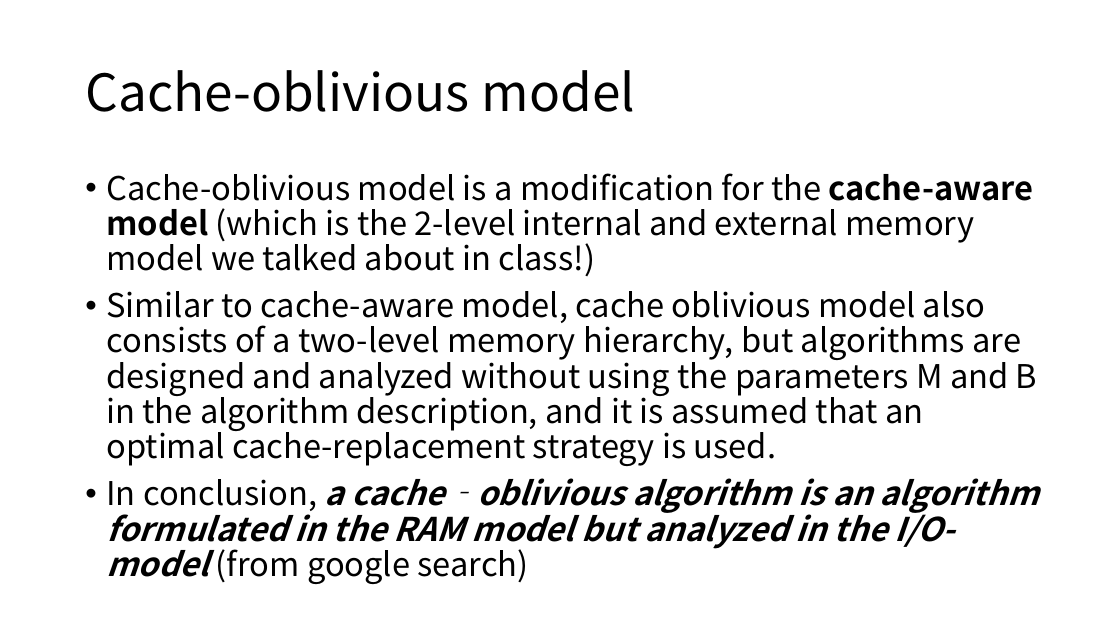
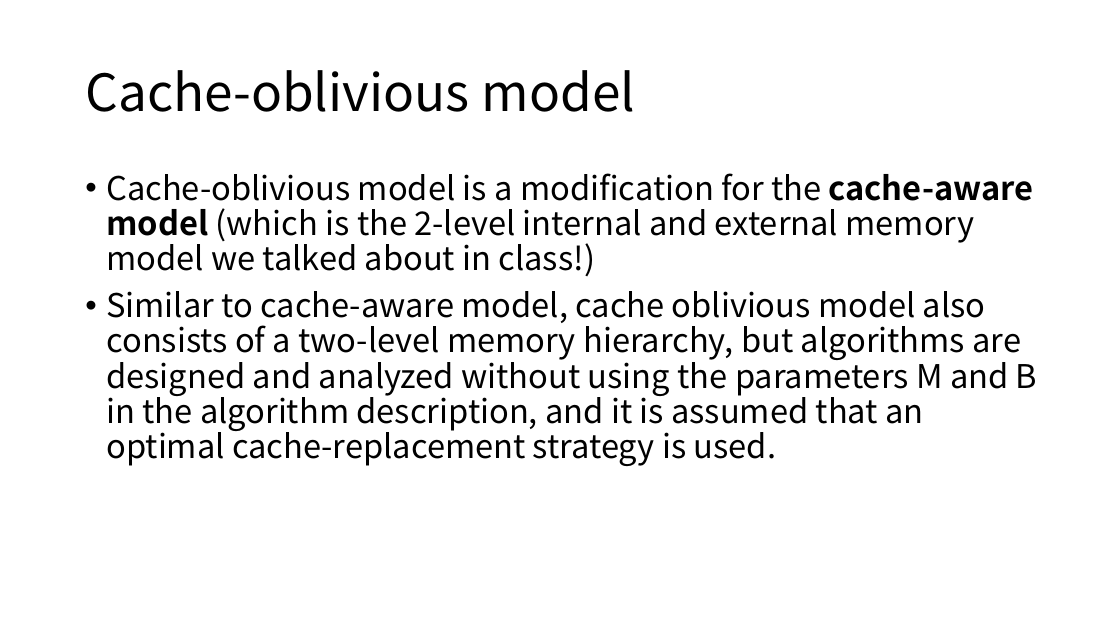
Before and after one commit to KSDeng/CS5234_miniproject, a slide deck: slide 6 of slide.pptx. Drawn at 1120x630 pixels with LibreOffice and Linux fonts; fonts in the diff are those of the drawing. Boxes give left, top, right and bottom in pixels: in the first picture for what was removed or moved away, otherwise in the second. Text is boxed around its words. In the diff, an @@ line names an element or a change of style, - is before the commit and + after.

```diff
--- a/slide.pptx
+++ b/slide.pptx
@@ text at (x1=106, y1=478, x2=1039, y2=584): paragraph removed @@
-• In conclusion, a cache‐oblivious algorithm is an algorithm formulated in the RAM model but analyzed in the I/O-model (from google search)
```
Also in this commit, not shown: 9 other slides changed, 3 other files.
